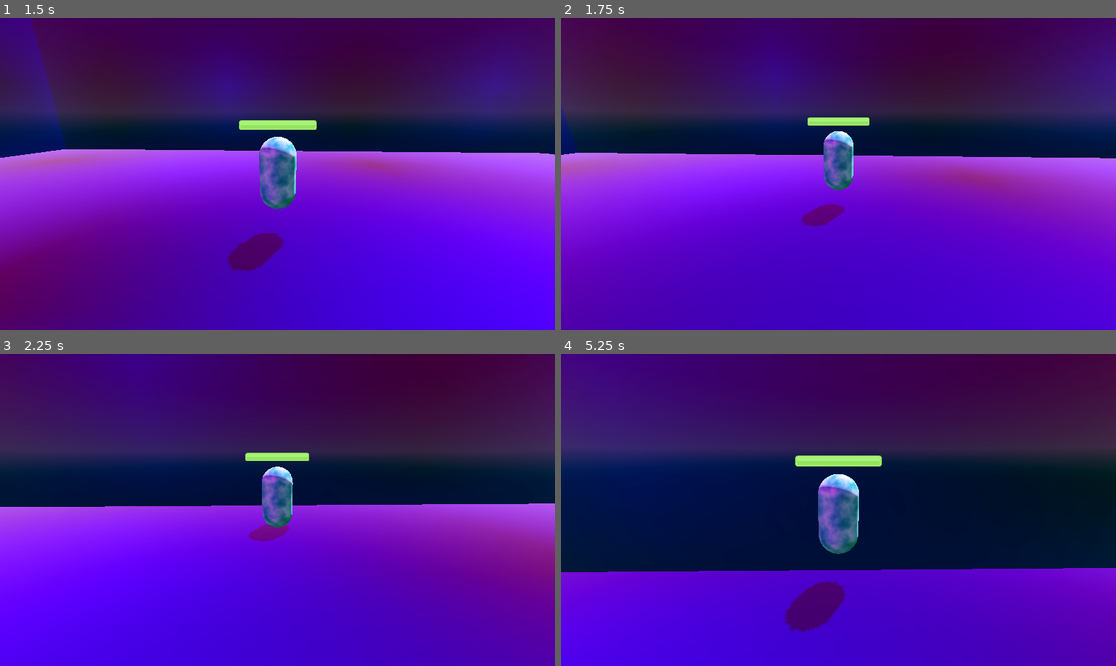
Above: before the commit, frames 1-4 (two rows, left to right).
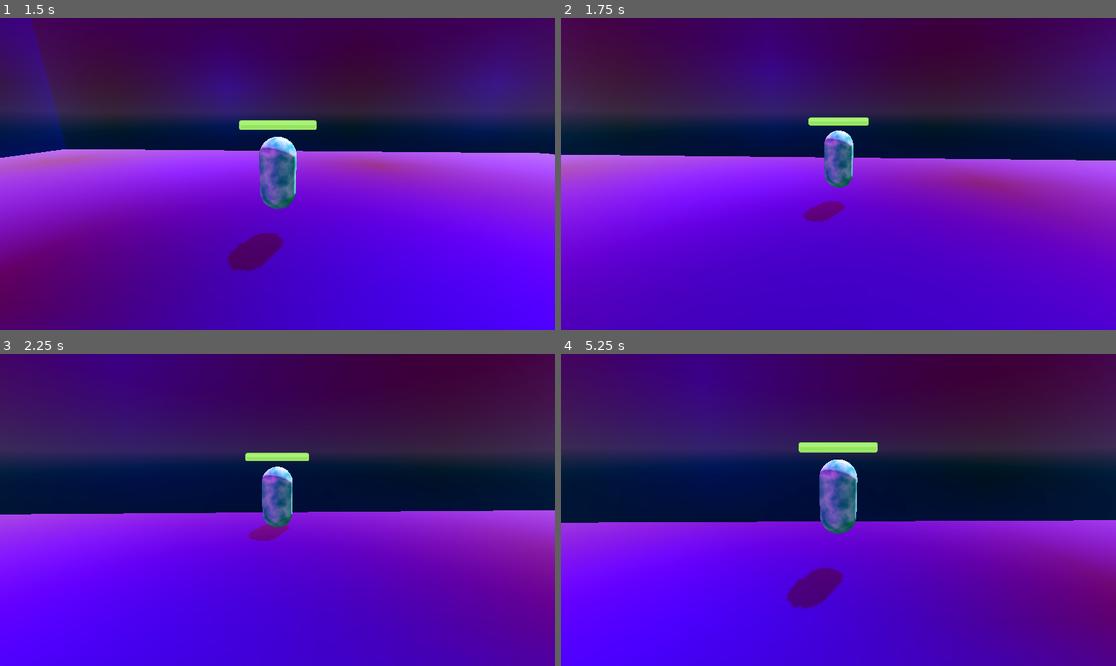
Above: after the commit, the same moments.

Repository: heycrisp/Godot-Cookbook
Game: Godot game, scene res://demo.tscn
Same seed, same stepped clock (60 frames per second), same inputs: the game is played once before the commit and once after it. The project has no main scene, so this scene is started directly.
Inputs (mouse positions are in pixels of both pictures, inside the frame that each line leads up to):
- Up to frame 1 (1.5 s): move the mouse to (305, 174) at 0.52 s; hold Shift (dash) 0.53-1.28 s; hold W (move_up) from 0.53 s (still down); tap Space (jump) at 0.77, 0.8, 1.07, 1.35 s; move the mouse to (249, 174) at 1.27 s
- Up to frame 2 (1.75 s): keep holding W (move_up); tap Space (jump) at 1.52 s; tap Shift (dash) at 1.55 s
- Up to frame 3 (2.25 s): keep holding W (move_up); tap Space (jump) at 1.82 s; move the mouse to (288, 503) at 2.02 s; hold Shift (dash) from 2.03 s (still down)
- Up to frame 4 (5.25 s): keep holding W (move_up); tap Space (jump) at 2.3, 3.02, 3.32, 4.52, 4.82 s; move the mouse to (832, 516) at 2.77 s; release Shift (dash) at 2.78 s; tap Down (look_down) at 2.85 s; tap Shift (dash) at 3.05, 4.55 s; move the mouse to (877, 513) at 3.52 s; hold Space (jump) 3.53-4.28 s; tap Left (look_left) at 3.6 s; move the mouse to (794, 506) at 4.27 s; tap Right (look_right) at 4.35 s; move the mouse to (844, 510) at 5.02 s; hold Space (jump) from 5.03 s (still down); tap Up (look_up) at 5.1 s

Frame 1 is identical in both runs. In frame 2, 1.3% of the frame differs, in the area x 0-100%, y 27-67%; in frame 3, 2.2%; in frame 4, 36%, in the area x 0-100%, y 0-100%.

Commit message:
Implement wall slide and jump

Diff:
--- a/third-person-controllers/third-person-controller/state-machine/fall.gd
+++ b/third-person-controllers/third-person-controller/state-machine/fall.gd
@@ -3,11 +3,13 @@
 func _do_physics_process(delta: float) -> void:
 	# print("Fall _do_physics_process")
 	if tpc.is_start_dash():
-		finished.emit(DASH, generate_delta_dictionary(delta, "_do_phsics_process"))
+		finished.emit(DASH, generate_delta_dictionary(delta, "_do_physics_process"))
 		return
 	elif tpc.is_on_floor():
-		finished.emit(IWR, generate_delta_dictionary(delta, "_do_phsics_process"))
+		finished.emit(IWR, generate_delta_dictionary(delta, "_do_physics_process"))
 		return
+	elif tpc.is_wall_slide and tpc.is_on_wall():
+		finished.emit(WALL_SLIDE, generate_delta_dictionary(delta, "do_physics_process"))
 
 	tpc._do_fall(delta)
 	if tpc.is_mid_air_movement:
--- a/third-person-controllers/third-person-controller/state-machine/state.gd
+++ b/third-person-controllers/third-person-controller/state-machine/state.gd
@@ -4,6 +4,8 @@
 const JUMP := "Jump"
 const FALL := "Fall"
 const DASH := "Dash"
+const WALL_SLIDE := "WallSlide"
+const WALL_JUMP := "WallJump"
 
 var tpc: ThirdPersonController
 
--- /dev/null
+++ b/third-person-controllers/third-person-controller/state-machine/wall_jump.gd
@@ -0,0 +1,15 @@
+extends ThirdPersonControllerState
+
+func _do_physics_process(delta) -> void:
+	if tpc.is_on_floor():
+		finished.emit(IWR, generate_delta_dictionary(delta, "_do_physics_process"))
+		return
+	elif tpc.is_on_wall():
+		finished.emit(WALL_SLIDE, generate_delta_dictionary(delta, "_do_physics_process"))
+		return
+	elif tpc.is_start_dash():
+		finished.emit(DASH, generate_delta_dictionary(delta, "_do_physics_process"))
+		return
+
+	tpc._do_fall(delta)
+	tpc.move_and_slide()
--- /dev/null
+++ b/third-person-controllers/third-person-controller/state-machine/wall_slide.gd
@@ -0,0 +1,22 @@
+extends ThirdPersonControllerState
+
+func _enter(_p, _d = {}) -> void:
+	tpc.velocity.y = tpc.wall_slide_velocity
+
+func _do_physics_process(delta) -> void:
+	if tpc.is_on_floor():
+		finished.emit(IWR, generate_delta_dictionary(delta, "_do_physics_process"))
+		return
+	elif !tpc.is_on_wall():
+		finished.emit(FALL, generate_delta_dictionary(delta, "_do_physics_process"))
+		return
+	elif Input.is_action_pressed("jump"):
+		tpc.last_movement_direction = tpc.get_wall_normal() * tpc.speed
+		tpc.look_forward(1.0)
+		tpc.velocity = tpc.get_wall_normal() * tpc.speed
+		tpc.velocity.y = tpc.jump_velocity
+		tpc.move_and_slide()
+		finished.emit(WALL_JUMP)
+		return
+
+	tpc.move_and_slide()
--- a/third-person-controllers/third-person-controller/third-person-controller.tscn
+++ b/third-person-controllers/third-person-controller/third-person-controller.tscn
@@ -7,7 +7,9 @@
 [ext_resource type="Script" uid="uid://dq5nuw1p8r2m5" path="res://third-person-controller/state-machine/jump.gd" id="4_i6k8c"]
 [ext_resource type="Script" uid="uid://d3bo8vc5ho77h" path="res://third-person-controller/state-machine/fall.gd" id="5_otdli"]
 [ext_resource type="Script" uid="uid://dnyuk46th8ggg" path="res://third-person-controller/state-machine/dash.gd" id="7_yid2g"]
+[ext_resource type="Script" uid="uid://cnmqqpll8qs3o" path="res://third-person-controller/state-machine/wall_slide.gd" id="8_er4ly"]
 [ext_resource type="PackedScene" uid="uid://cq0bb4yx3m4ay" path="res://health-bar/health-bar-3d.tscn" id="8_mditm"]
+[ext_resource type="Script" uid="uid://cedv2cnl3b2l" path="res://third-person-controller/state-machine/wall_jump.gd" id="9_kdpxr"]
 
 [sub_resource type="Gradient" id="Gradient_fm20d"]
 colors = PackedColorArray(0, 0.623711, 0.62869, 1, 1, 1, 1, 1)
@@ -41,6 +43,7 @@
 [node name="Player" type="CharacterBody3D"]
 collision_layer = 2
 script = ExtResource("1_raonk")
+is_wall_slide = true
 
 [node name="Model" type="Node3D" parent="."]
 
@@ -92,6 +95,12 @@
 
 [node name="Cooldown" type="Timer" parent="StateMachine/Dash"]
 
+[node name="WallSlide" type="Node" parent="StateMachine"]
+script = ExtResource("8_er4ly")
+
+[node name="WallJump" type="Node" parent="StateMachine"]
+script = ExtResource("9_kdpxr")
+
 [node name="HealthBar3d" parent="." instance=ExtResource("8_mditm")]
 transform = Transform3D(1, 0, 0, 0, 1, 0, 0, 0, 1, 0, 1.29492, 0)
 
--- a/third-person-controllers/third-person-controller/third_person_controller.gd
+++ b/third-person-controllers/third-person-controller/third_person_controller.gd
@@ -29,6 +29,8 @@
 @export var dash_cooldown := 0.3
 @export var is_dash_hold := false
 @export var is_mid_air_movement := true
+@export var is_wall_slide := false
+@export var wall_slide_velocity := -0.5
 
 var is_dash_ready := true
 var last_movement_direction := Vector3.FORWARD:
@@ -55,7 +57,7 @@
 func _do_dash() -> void:
 	var input_vector := Input.get_vector("move_left", "move_right", "move_up", "move_down")
 	var dash_direction := (
-		Vector3(input_vector.x, 0, input_vector.y).rotated(Vector3.UP, twist_pivot.rotation.y) if input_vector else
+		Vector3(input_vector.x, 0, input_vector.y).rotated(Vector3.UP, twist_pivot.rotation.y) if is_on_floor() and input_vector else
 		Vector3.FORWARD.rotated(Vector3.UP, model.rotation.y)
 	).normalized()
 
Not shown, added: third-person-controllers/third-person-controller/state-machine/wall_jump.gd.uid
Not shown, added: third-person-controllers/third-person-controller/state-machine/wall_slide.gd.uid
Not shown: 1 places in third-person-controllers/third-person-controller/third-person-controller.tscn that only renumber resources
